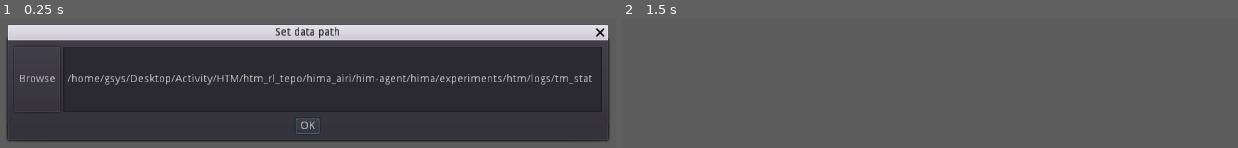
Above: before the commit, frames 1-2 (left to right).
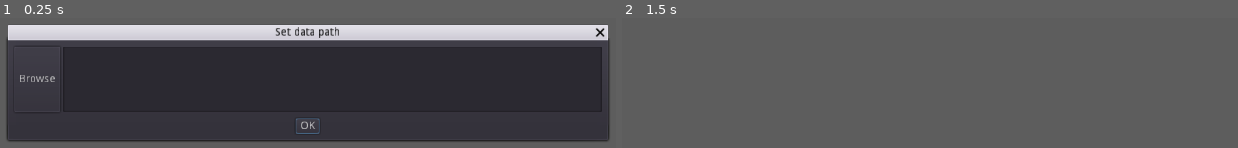
Above: after the commit, the same moments.

Repository: ZhekaHauska/htmvis
Game: Godot game, scene res://scenes/Main.tscn
The game is run twice, just before and just after one commit, with the same random seed, the same clock (stepped at 60 frames per second) and the same inputs.
Inputs (mouse positions are in pixels of both pictures, inside the frame that each line leads up to):
- Up to frame 1 (0.25 s): no input
- Up to frame 2 (1.5 s): click "OK" at 0.5 s; tap Enter at 1.25 s; move the mouse to (1108, 67) at 1.27 s; hold S (camera_down) from 1.28 s (still down); click (1108, 67) at 1.42 s

The runs differ from the first frame. In frame 1, 2.3% of the frame differs, in the area x 10-97%, y 43-52%; in frame 2, nothing differs.

Commit message:
fix path selector

Diff:
--- a/scenes/Main.tscn
+++ b/scenes/Main.tscn
@@ -1,9 +1,10 @@
-[gd_scene load_steps=6 format=2]
+[gd_scene load_steps=7 format=2]
 
 [ext_resource path="res://scripts/GUI.gd" type="Script" id=1]
 [ext_resource path="res://scripts/Main.gd" type="Script" id=2]
 [ext_resource path="res://scenes/Layer.tscn" type="PackedScene" id=3]
 [ext_resource path="res://scripts/PivotCam.gd" type="Script" id=4]
+[ext_resource path="res://scripts/Settings.gd" type="Script" id=5]
 
 [sub_resource type="Environment" id=1]
 ambient_light_color = Color( 0.290196, 0.290196, 0.290196, 1 )
@@ -13,7 +14,6 @@
 
 [node name="Main" type="Node"]
 script = ExtResource( 2 )
-data_path = "/home/gsys/Desktop/Activity/HTM/htm_rl_tepo/hima_airi/him-agent/hima/experiments/htm/logs/tm_state"
 
 [node name="Layer" parent="." instance=ExtResource( 3 )]
 
@@ -74,6 +74,7 @@
 margin_right = 384.0
 margin_bottom = 64.0001
 window_title = "Set data path"
+script = ExtResource( 5 )
 
 [node name="PathContainer" type="HBoxContainer" parent="GUI/Settings"]
 anchor_left = 0.5
@@ -131,5 +132,6 @@
 [connection signal="item_selected" from="GUI/CellInfo/VBoxContainer/Segments/Apical" to="Layer" method="_on_Apical_item_selected"]
 [connection signal="nothing_selected" from="GUI/CellInfo/VBoxContainer/Segments/Apical" to="Layer" method="_on_Apical_nothing_selected"]
 [connection signal="confirmed" from="GUI/Settings" to="." method="_on_Settings_confirmed"]
+[connection signal="confirmed" from="GUI/Settings" to="GUI/Settings" method="_on_Settings_confirmed"]
 [connection signal="pressed" from="GUI/Settings/PathContainer/Browse" to="." method="_on_Browse_pressed"]
-[connection signal="dir_selected" from="GUI/FileDialog" to="." method="_on_FileDialog_dir_selected"]
+[connection signal="dir_selected" from="GUI/FileDialog" to="GUI/Settings" method="_on_FileDialog_dir_selected"]
--- a/scripts/Cell.gd
+++ b/scripts/Cell.gd
@@ -83,7 +83,6 @@
 		if event.button_index == BUTTON_LEFT and event.pressed:
 			emit_signal("selected", cell)
 			set_selected(true)
-			print('cell_info')
 
 
 func _on_CellInfo_hide():
--- a/scripts/Main.gd
+++ b/scripts/Main.gd
@@ -10,7 +10,6 @@
 
 
 func _ready():
-	$GUI/Settings/PathContainer/DataPath.text = data_path
 	$GUI/Settings.popup()
 
 
@@ -101,6 +100,8 @@
 
 
 func _on_Settings_confirmed():
+	data_path = $GUI/Settings/PathContainer/DataPath.text
+
 	chunk = 0
 	chunk_step = 0
 	step = 0
@@ -136,7 +137,3 @@
 
 func _on_Browse_pressed():
 	$GUI/FileDialog.popup()
-
-
-func _on_FileDialog_dir_selected(dir):
-	data_path = dir
--- /dev/null
+++ b/scripts/Settings.gd
@@ -0,0 +1,24 @@
+extends AcceptDialog
+
+var config = ConfigFile.new()
+
+func _ready():
+	var err = config.load("user://settings.cfg")
+
+	# If the file didn't load, ignore it.
+	if err != OK:
+		print("[%s] can't open config file" % err)
+		return
+
+	var path = config.get_value("Main", "data_path")
+	$PathContainer/DataPath.text = path
+
+
+func _on_Settings_confirmed():
+	var path = $PathContainer/DataPath.text
+	config.set_value("Main", "data_path", path)
+	config.save("user://settings.cfg")
+
+
+func _on_FileDialog_dir_selected(dir):
+	$PathContainer/DataPath.text = dir
